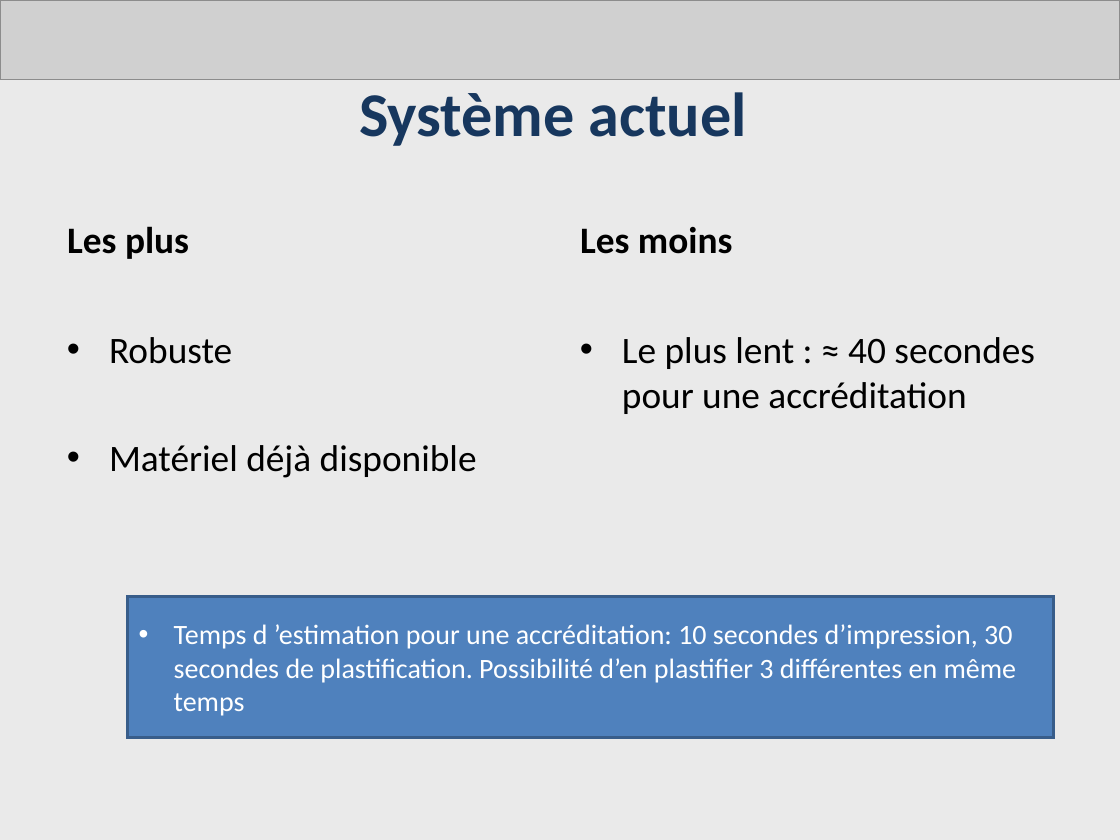
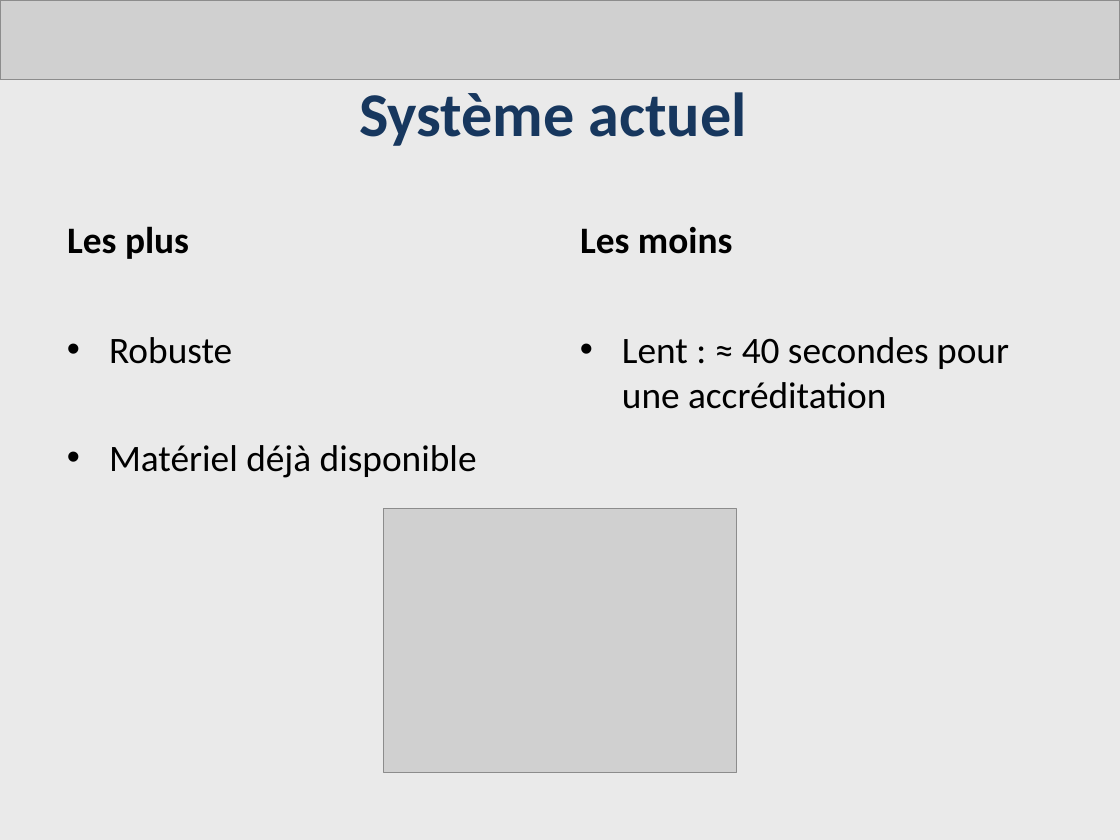
Before and after one commit to AdrienLombard/SimplePass, a slide deck: slide 2 of source/Système d'impression- Bilan intermédiaire - Version Adrien.ppt. Drawn at 1120x840 pixels with LibreOffice and Linux fonts; fonts in the diff are those of the drawing; grey boxes stand for pictures. Boxes give left, top, right and bottom in pixels: in the first picture for what was removed or moved away, otherwise in the second. Text is boxed around its words. In the diff, an @@ line names an element or a change of style, - is before the commit and + after.

```diff
--- a/source/Système d'impression- Bilan intermédiaire - Version Adrien.ppt
+++ b/source/Système d'impression- Bilan intermédiaire - Version Adrien.ppt
@@ text at box(622, 337, 1009, 409): text changed @@
-• Le plus lent : ≈ 40 secondes pour une accréditation
+• Lent : ≈ 40 secondes pour une accréditation
@@ picture added at box(384, 508, 737, 773) @@
@@ rectangle removed at box(128, 596, 1054, 737) @@
-• Temps d ’estimation pour une accréditation: 10 secondes d’impression, 30 secondes de plastification. Possibilité d’en plastifier 3 différentes en même temps
```
Also in this commit, not shown: 4 other slides changed, 1 other file.
